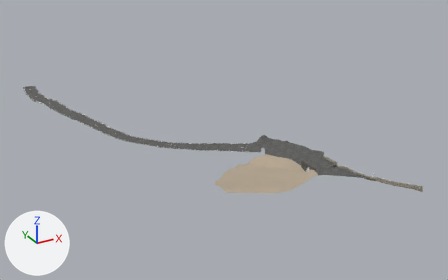
Two versions of the glTF model acr-grand-caunet/modele/annexes.glb, one commit apart.
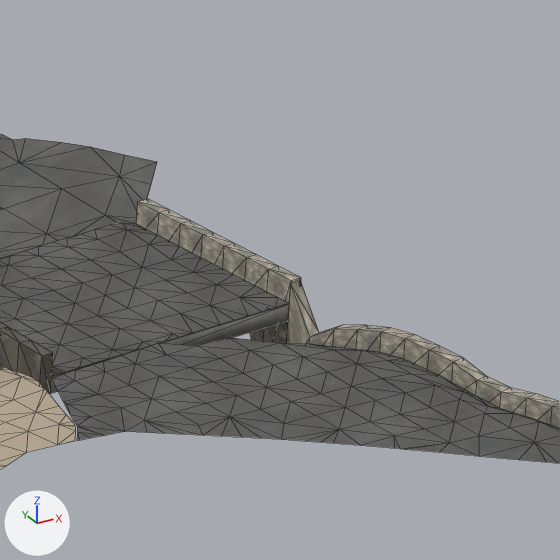
The first picture shows the older version from a camera (50 mm lens) standing at (-380.0, 2404.0, -63.0) and looking at (-277.0, 2592.0, -157.0). The close-ups show the older and then the newer version on the part from 69% to 80% of the width and 49% to 66% of the height of that picture. Only the edits that show in the close-ups are written down. Every picture has the same lights, and +X, +Y and +Z are marked at lower left. The close-ups show mesh edges as thin lines. Vertices at exactly the same position are counted once.

The first close-up shows 'enrobe_lion_d_or', 'parapets_pierre_lion_d_or', 'parapets_sombres_lion_d_or', 'ponceau_lion_d_or', 'terre_plein_lion_d_or'.
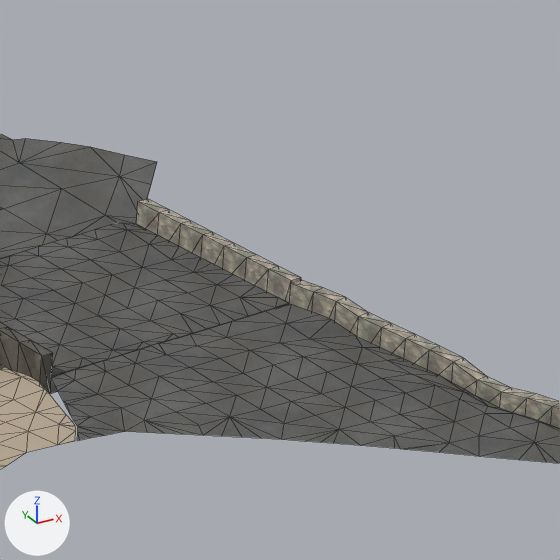
Diff of the bpy script that builds the scene:
```diff
--- a/acr-grand-caunet/modele/annexes.glb.py
+++ b/acr-grand-caunet/modele/annexes.glb.py
@@ me_enrobe_lion_d_or @@
 # used by ob_enrobe_lion_d_or; location = (0.0, 0.0, 0.0)
-me_enrobe_lion_d_or.from_pydata(...)  # 418 vertices, 574 faces; spans x -279.8..-259.5, y 2527.5..2571.4, z -150.9..-148.1
+me_enrobe_lion_d_or.from_pydata(...)  # 407 vertices, 563 faces; spans x -279.8..-259.5, y 2527.5..2570.9, z -150.6..-148.9
+# me_enrobe_lion_d_or part 1: 5 vertices moved from x -264.5..-263.1, y 2540.2..2541.4, z -150.2..-149.3 to x -264.5..-263.1, y 2540.2..2541.4, z -149.3..-149.1; 9 vertices removed from x -267.1..-262.9, y 2539.4..2542.4, z -150.9..-149.3; 7 vertices added at x -267.1..-262.9, y 2539.4..2542.3, z -149.4..-149.2
+# other edits to the shape of me_enrobe_lion_d_or do not show in these pictures
 me_enrobe_lion_d_or.materials.append(mat_enrobe)
@@ me_parapets_pierre_lion_d_or @@
 # used by ob_parapets_pierre_lion_d_or; location = (0.0, 0.0, 0.0)
-me_parapets_pierre_lion_d_or.from_pydata(...)  # 172 vertices, 332 faces; spans x -263.8..-252.0, y 2516.2..2548.9, z -152.0..-148.1
+me_parapets_pierre_lion_d_or.from_pydata(...)  # 172 vertices, 332 faces; spans x -263.8..-251.6, y 2516.6..2548.9, z -152.0..-148.1
+# me_parapets_pierre_lion_d_or part 2: 8 of 172 vertices moved; they spanned x -263.4..-262.5, y 2539.4..2541.7, z -149.9..-148.9 and now span x -263.4..-262.5, y 2539.4..2541.7, z -148.8..-148.6; mean shift (0.0, 0.0, 0.7); largest move (-263.0, 2541.7, -149.9) -> (-263.0, 2541.7, -148.6)
+# other edits to the shape of me_parapets_pierre_lion_d_or do not show in these pictures
 me_parapets_pierre_lion_d_or.materials.append(mat_pierre)
```

Where the change shows, as pixel boxes (x1, y1, x2, y2) in the close-ups (560 x 560 px; the box of a moved part takes in the faces that stretch with it):
part 1 of me_enrobe_lion_d_or, moved or reshaped
    before: (285, 343, 401, 364)
    after: (159, 303, 402, 364)
part 2 of me_parapets_pierre_lion_d_or, moved or reshaped
    before: (286, 283, 415, 355)
    after: (289, 280, 415, 353)
'ponceau_lion_d_or', unchanged, covered by the edit
    before: (50, 304, 289, 393)
    after: (50, 307, 276, 393)
